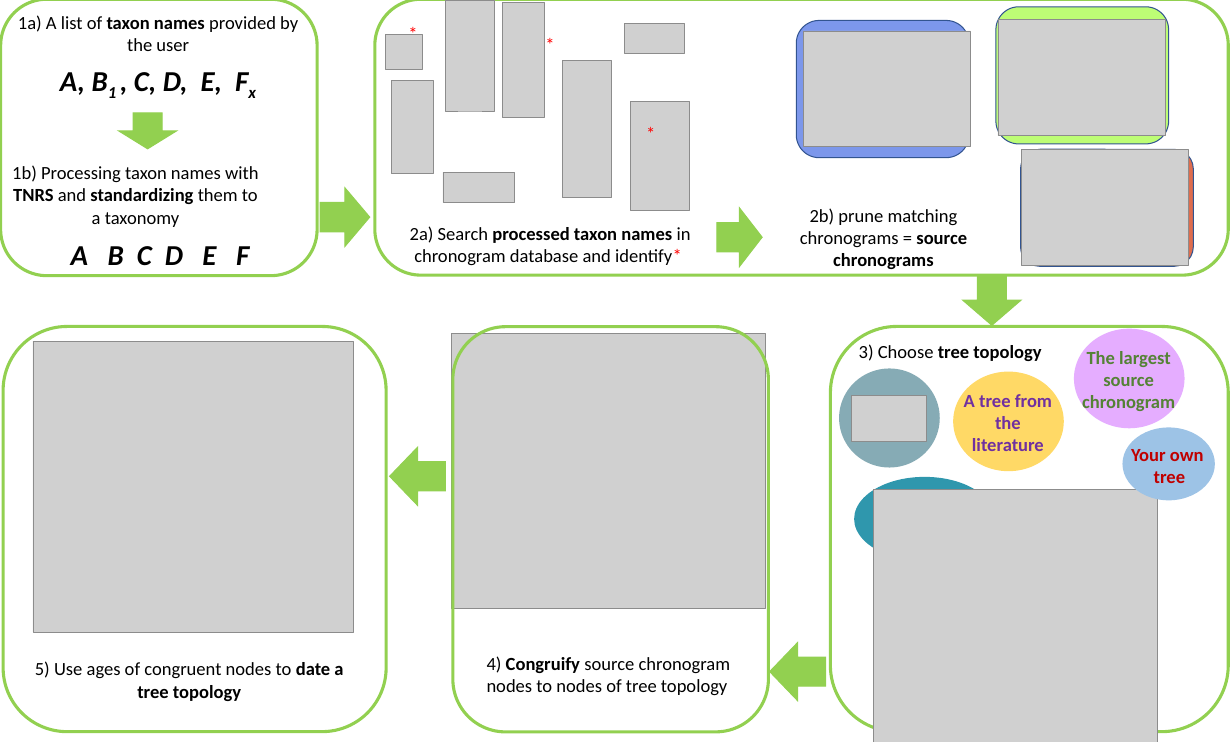
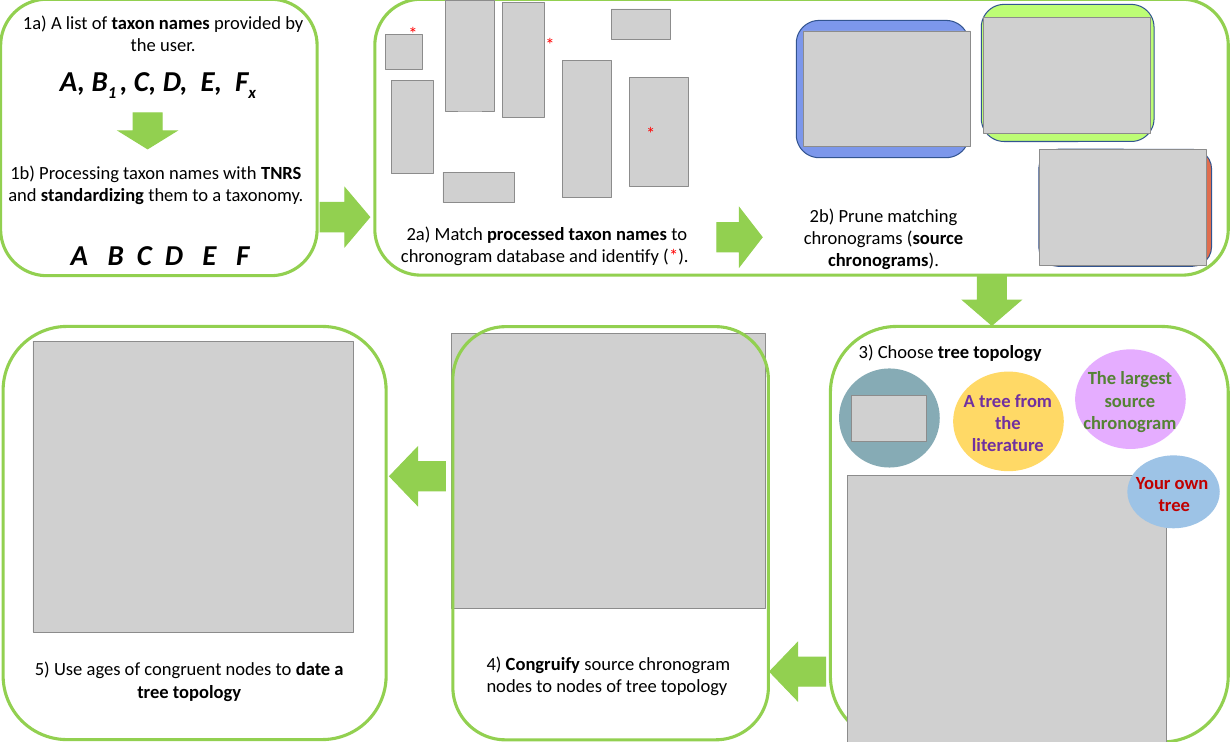
Before and after one commit to LunaSare/datelifeMS1, a slide deck: slide 1 of figures/figure1/figure1-new.pptx. Drawn at 1232x742 pixels with LibreOffice and Linux fonts; fonts in the diff are those of the drawing; grey boxes stand for pictures. Boxes give left, top, right and bottom in pixels: in the first picture for what was removed or moved away, otherwise in the second. Text is boxed around its words. In the diff, an @@ line names an element or a change of style, - is before the commit and + after.

```diff
--- a/figures/figure1/figure1-new.pptx
+++ b/figures/figure1/figure1-new.pptx
@@ text at (x1=23, y1=15, x2=303, y2=51): text changed @@
-1a) A list of taxon names provided by the user
+1a) A list of taxon names provided by the user.
@@ picture moved from (x1=625, y1=24, x2=684, y2=54) to (x1=612, y1=9, x2=671, y2=39) @@
@@ rounded rectangle moved from (x1=996, y1=7, x2=1169, y2=144) to (x1=981, y1=4, x2=1154, y2=142) @@
@@ picture moved from (x1=998, y1=19, x2=1165, y2=135) to (x1=983, y1=17, x2=1150, y2=133) @@
@@ picture moved from (x1=630, y1=102, x2=689, y2=211) to (x1=629, y1=77, x2=689, y2=186) @@
@@ rounded rectangle moved from (x1=1020, y1=149, x2=1193, y2=266) to (x1=1039, y1=149, x2=1212, y2=266) @@
@@ text at (x1=8, y1=165, x2=304, y2=204): text changed @@
-1b) Processing taxon names with TNRS and standardizing them to a taxonomy
+1b) Processing taxon names with TNRS and standardizing them to a taxonomy.
@@ picture moved from (x1=1021, y1=150, x2=1188, y2=266) to (x1=1040, y1=150, x2=1207, y2=266) @@
@@ text at (x1=804, y1=208, x2=963, y2=269): text changed @@
-2b) prune matching chronograms = source chronograms
+2b) Prune matching chronograms (source chronograms).
@@ text at (x1=401, y1=226, x2=687, y2=265): text changed @@
-2a) Search processed taxon names in chronogram database and identify*
+2a) Match processed taxon names to chronogram database and identify (*).
@@ rounded rectangle resized from (x1=3, y1=327, x2=386, y2=732) to (x1=3, y1=327, x2=386, y2=740) @@
@@ rounded rectangle resized from (x1=453, y1=327, x2=768, y2=732) to (x1=453, y1=327, x2=768, y2=740) @@
@@ rounded rectangle resized from (x1=830, y1=327, x2=1228, y2=732) to (x1=830, y1=327, x2=1228, y2=742) @@
@@ ellipse moved from (x1=1074, y1=329, x2=1185, y2=428) to (x1=1075, y1=350, x2=1186, y2=449) @@
@@ text "The largest source chronogram" moved from (x1=1082, y1=351, x2=1175, y2=414) to (x1=1083, y1=371, x2=1176, y2=435) @@
@@ picture resized from (x1=874, y1=489, x2=1158, y2=742) to (x1=848, y1=476, x2=1166, y2=742) @@
@@ ellipse removed at (x1=854, y1=477, x2=995, y2=561) @@
@@ ellipse moved from (x1=1122, y1=427, x2=1215, y2=500) to (x1=1127, y1=456, x2=1220, y2=528) @@
@@ text "Your own" moved from (x1=1131, y1=449, x2=1204, y2=483) to (x1=1136, y1=477, x2=1209, y2=511) @@
```
Also in this commit, not shown: 6 other files.
